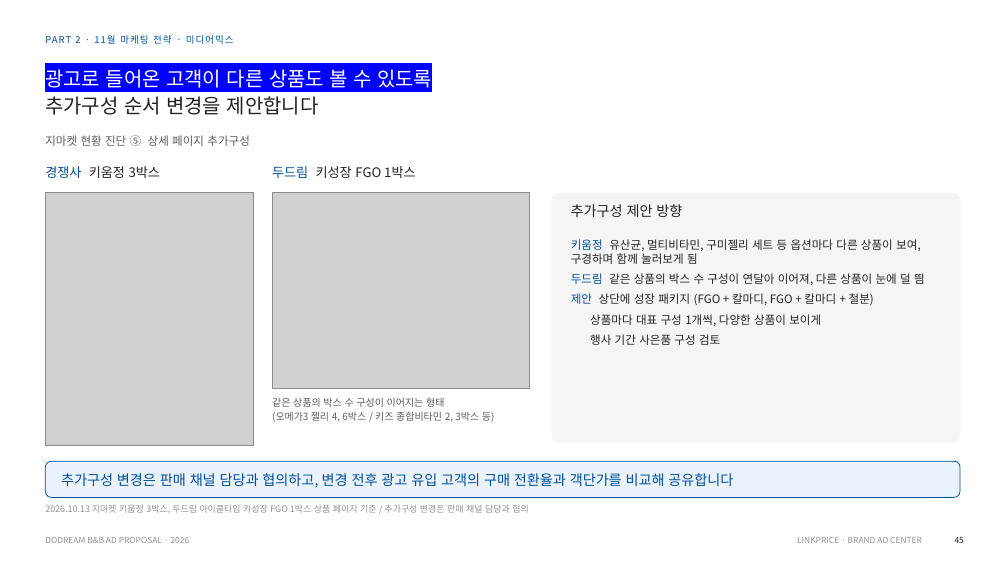
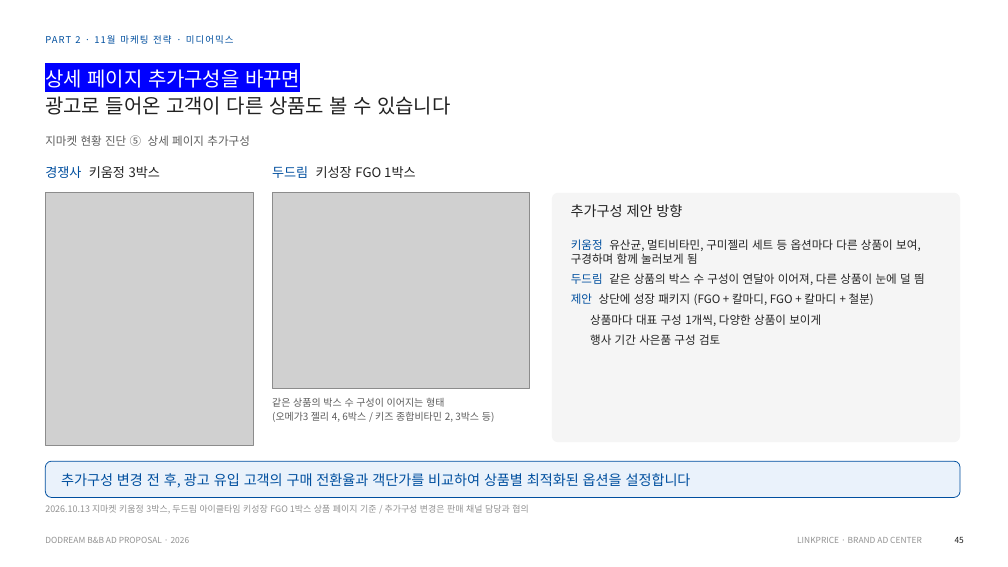
Before and after one commit to sonnet24/mypage, a slide deck: slide 12 of 쿠팡_오픈마켓_11월_261013_취합본.pptx. Drawn at 1008x567 pixels with LibreOffice and Linux fonts; fonts in the diff are those of the drawing; grey boxes stand for pictures. Boxes give left, top, right and bottom in pixels: in the first picture for what was removed or moved away, otherwise in the second. Text is boxed around its words. In the diff, an @@ line names an element or a change of style, - is before the commit and + after.

```diff
--- a/쿠팡_오픈마켓_11월_261013_취합본.pptx
+++ b/쿠팡_오픈마켓_11월_261013_취합본.pptx
@@ text at (45, 69, 450, 115): text changed; text colour #FFFFFF to #222222 @@
-광고로 들어온 고객이 다른 상품도 볼 수 있도록
-추가구성 순서 변경을 제안합니다
+상세 페이지 추가구성을 바꾸면
+광고로 들어온 고객이 다른 상품도 볼 수 있습니다
@@ text at (61, 473, 691, 488): text changed @@
-추가구성 변경은 판매 채널 담당과 협의하고, 변경 전후 광고 유입 고객의 구매 전환율과 객단가를 비교해 공유합니다
+추가구성 변경 전 후, 광고 유입 고객의 구매 전환율과 객단가를 비교하여 상품별 최적화된 옵션을 설정합니다
```
Also in this commit, not shown: 1 other slide changed.
